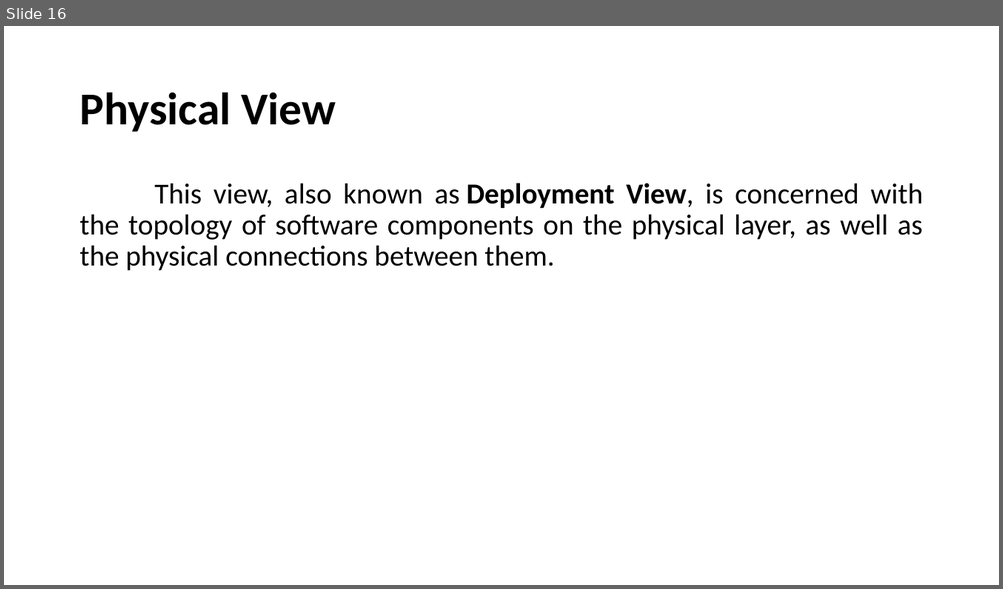
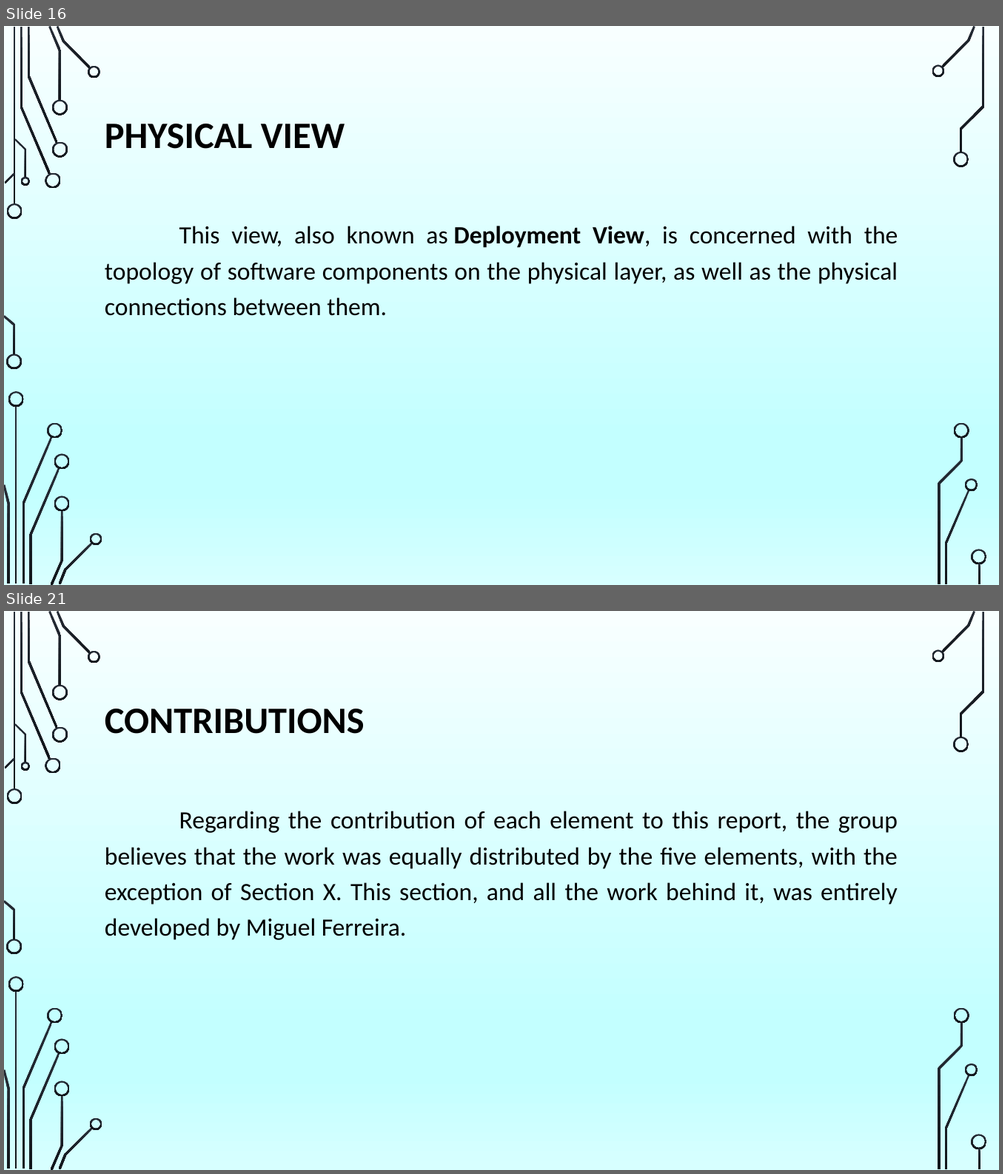
Before and after one commit to dianamoreira/thefuck, a slide deck: ArchSW-docs/The Fuck.pptx. Shown one above the other, each under a label of ours: slide 16 before the commit, slides 16 and 21 after it; the slides between them are not shown. The pictures are 1003x589 and 1003x1174 pixels, drawn with LibreOffice and Linux fonts; fonts in the diff are those of the drawing; background and template pictures are left out. Boxes give left, top, right and bottom in pixels: in the first picture for what was removed or moved away, otherwise in the second. Text is boxed around its words. In the diff, an @@ line names an element or a change of style, - is before the commit and + after.

```diff
--- a/ArchSW-docs/The Fuck.pptx
+++ b/ArchSW-docs/The Fuck.pptx
@@ slide 21 added at [4,611,999,1170], background picture (left out); not listed: 36 template elements that a slide beside it also shows @@
@@ title added at [105,709,364,734], 36 pt, text #000000, bold @@
+CONTRIBUTIONS
@@ text added at [105,811,897,940], 24 pt, text #000000 @@
+Regarding the contribution of each element to this report, the group believes that the work was equally distributed by the five elements, with the exception of Section X. This section, and all the work behind it, was entirely developed by Miguel Ferreira.
@@ slide 16 changed as well @@
@@ background #FFFFFF to picture (left out) @@
@@ title at [105,124,344,149]: text changed; size 44 to 36 pt @@
-Physical View
+PHYSICAL VIEW
@@ text "This view, also known as ...": place and size @@
-text "This view, also known as ..." at [79,183,923,271]
+text "This view, also known as ..." at [105,226,898,316]
@@ text "This view, also known as ..." at [105,226,898,316]: size 28 to 24 pt; line spacing 0.9 to 1.2 @@
@@ group added at [4,26,987,585]: 33 freeform shapes, 3 rectangles @@
```
Also in this commit, not shown: 10 other slides changed, 9 other slides added, 6 slides removed, 1 other file.
